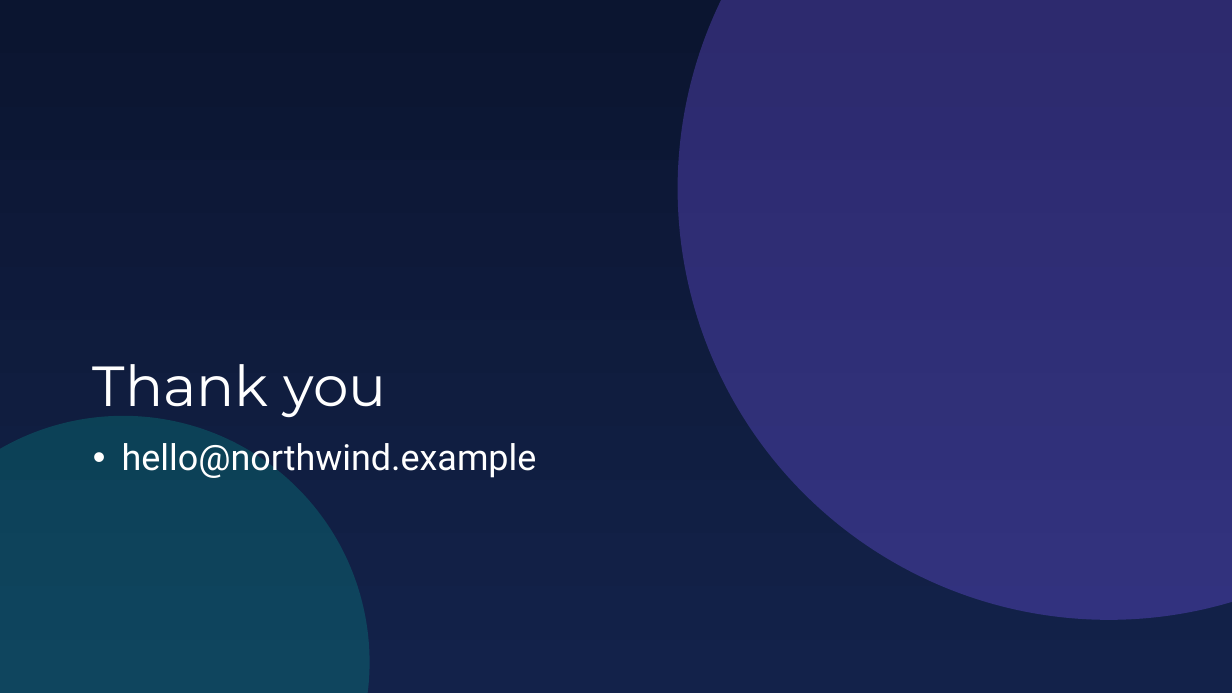
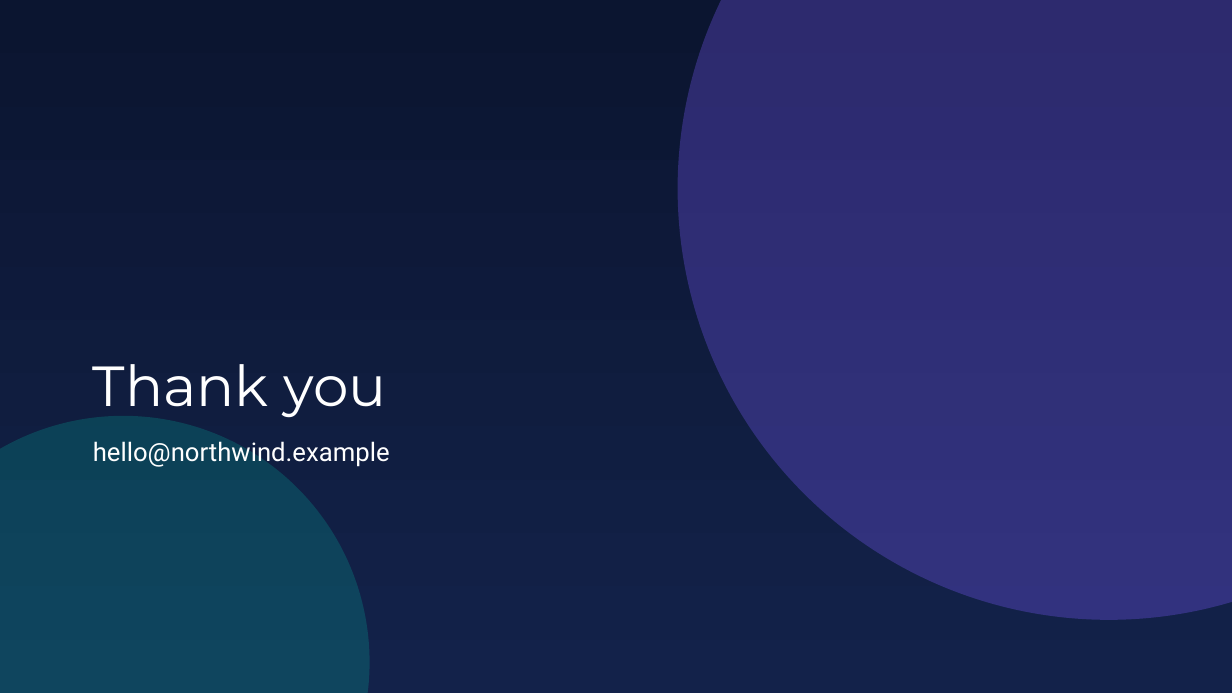
Before and after one commit to clerdoapp/clerdoframe, a slide deck: slide 7 of examples/pitch-deck.pptx. Drawn at 1232x693 pixels with LibreOffice and Linux fonts; fonts in the diff are those of the drawing. Boxes give left, top, right and bottom in pixels: in the first picture for what was removed or moved away, otherwise in the second. Text is boxed around its words. In the diff, an @@ line names an element or a change of style, - is before the commit and + after.

```diff
--- a/examples/pitch-deck.pptx
+++ b/examples/pitch-deck.pptx
@@ text "hello@northwind.example" at (x1=93, y1=441, x2=390, y2=467): size 28 to 20 pt; bullet • to none @@
```
Also in this commit, not shown: 7 other files.
